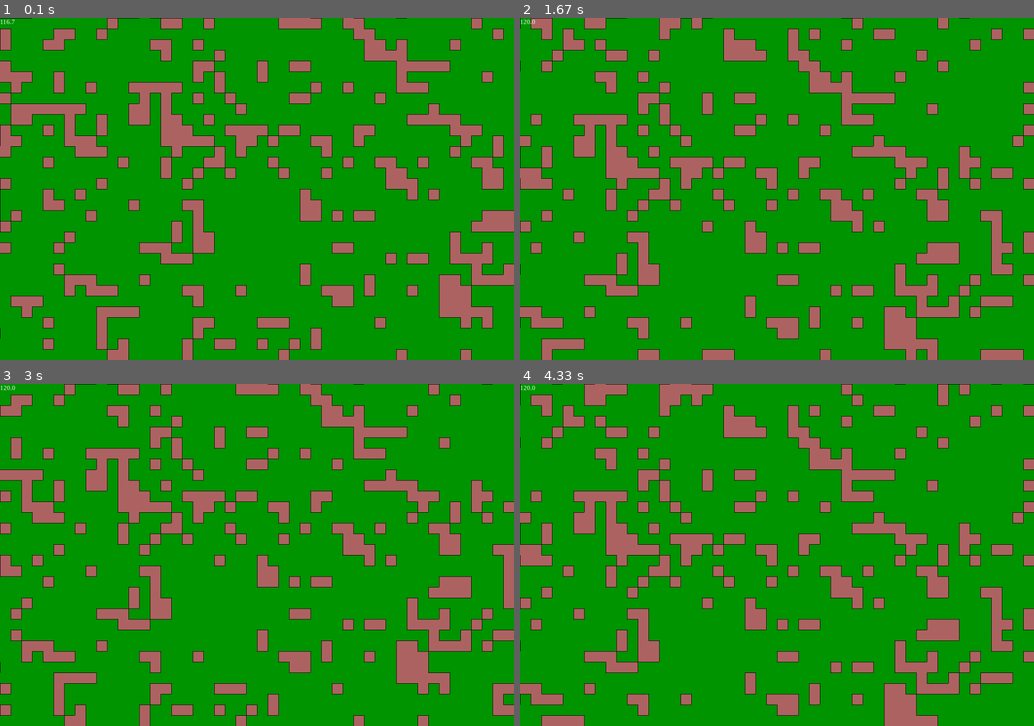
Above: before the commit, frames 1-4 (two rows, left to right).
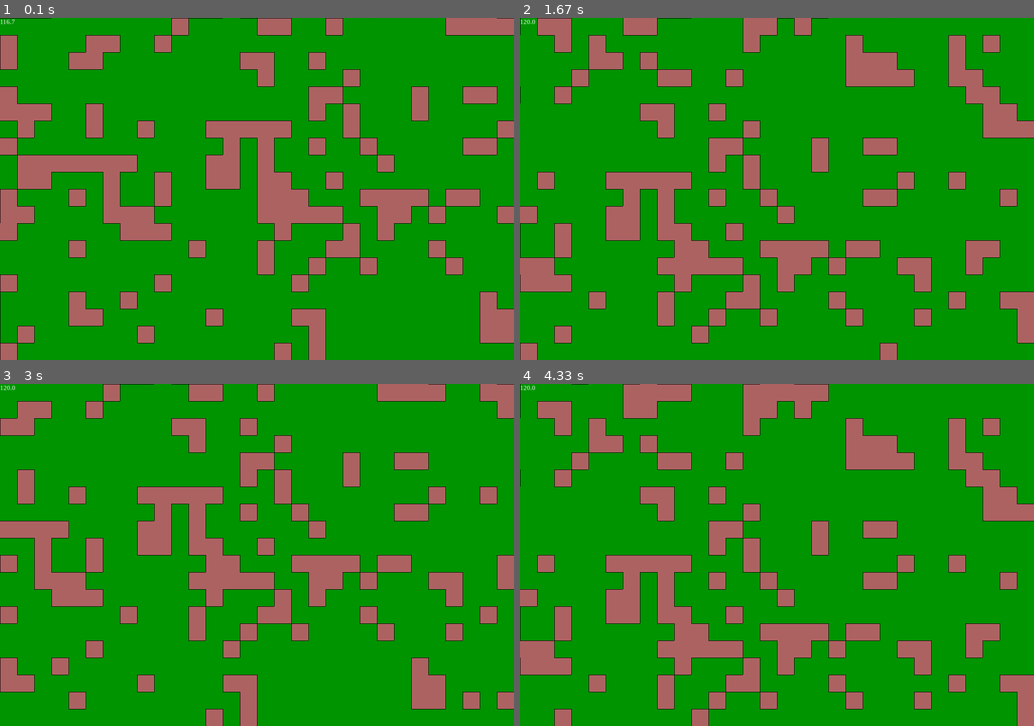
Above: after the commit, the same moments.

Repository: Name6672/python-testing
Game: pygame game, started from block colour grid.py
Same seed, same stepped clock (60 frames per second), same inputs: the game is played once before the commit and once after it.
Inputs (mouse positions are in pixels of both pictures, inside the frame that each line leads up to):
- Up to frame 1 (0.1 s): no input
- Up to frame 2 (1.67 s): click (777, 189) at 0.38 s; hold D 0.67-1.13 s; hold W 1.17-1.47 s; hold D from 1.5 s (still down)
- Up to frame 3 (3 s): release D at 1.97 s; hold A 2-2.53 s; hold S 2.57-2.87 s; hold A from 2.9 s (still down)
- Up to frame 4 (4.33 s): release A at 3.3 s; hold W 3.33-3.7 s; hold D from 3.73 s (still down)

The runs differ from the first frame. In frame 1, 37% of the frame differs, in the area x 0-100%, y 0-100%; in frame 2, 37%; in frame 3, 35%; in frame 4, 37%.

Commit message:
fixed limit values

Diff:
--- a/utilities.py
+++ b/utilities.py
@@ -13,16 +13,32 @@
   return li[index]
 
 def limit_values(li:list,lower=None,greater=None):
-  """returns a list of the values which fit within the limit paremeters. limit paremeters are inclusive and values of none will be treated as no limit"""
-  new_list = li
+  """returns a list of the values which fit within the limit paremeters.
+  limit paremeters are inclusive and values of none will be treated as no limit"""
+  new_list = li.copy()
+  to_remove = []
+  print(li)
+  print(new_list)
   if lower != None:
+    index = 0
+    print(li)
+    print(new_list)
     for value in new_list:
+      print(f'{index}:{new_list[index]}')
+      if value == 2 or value == 5:
+        print (f'2 or 5 ({value})')
+      print(value)#HAH I FIXED IT
       if value <= lower:
-        new_list.remove(value)
+        to_remove.append(value)
+        print(f'removed {value} from list bc too low')
+      index += 1
   if greater != None:
     for value in new_list:
       if value >= greater:
-        new_list.remove(value)
+        to_remove.append(value)
+        print(f'removed {value} from list bc too high')
+  for value in to_remove:
+    new_list.remove(value)
   return new_list
 
 
@@ -35,6 +51,7 @@
   for obj in list_a:
     if obj in list_b:
       list_both.append(obj)
+      print(f"appended {obj} to both list")#debug
   return list_both
 
 def factors(x):
